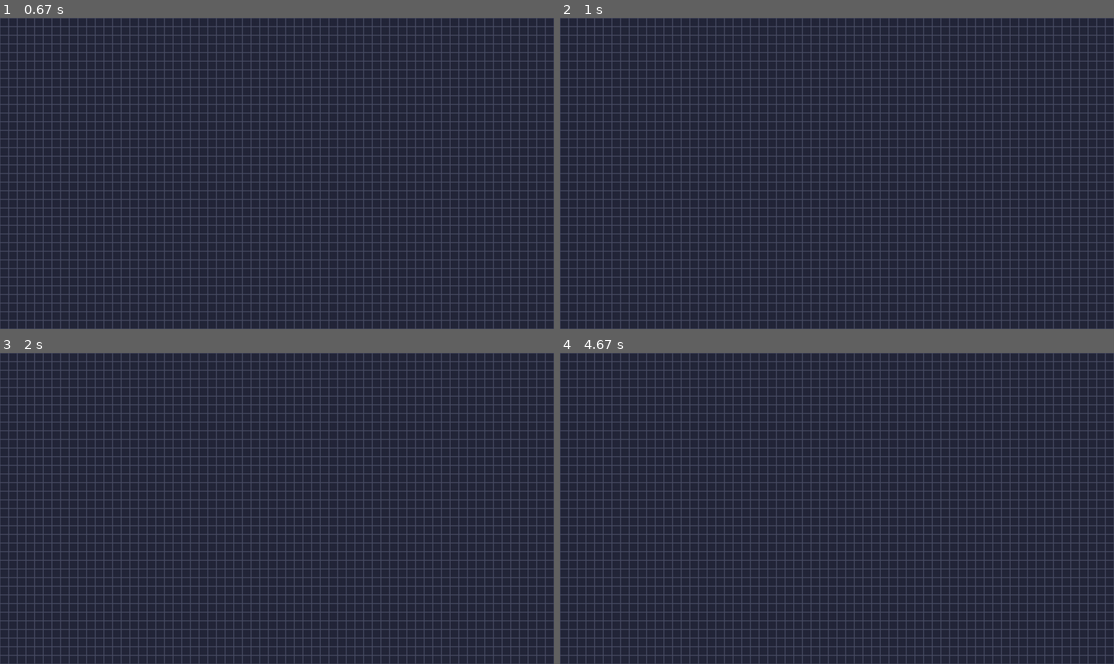
Above: before the commit, frames 1-4 (two rows, left to right).
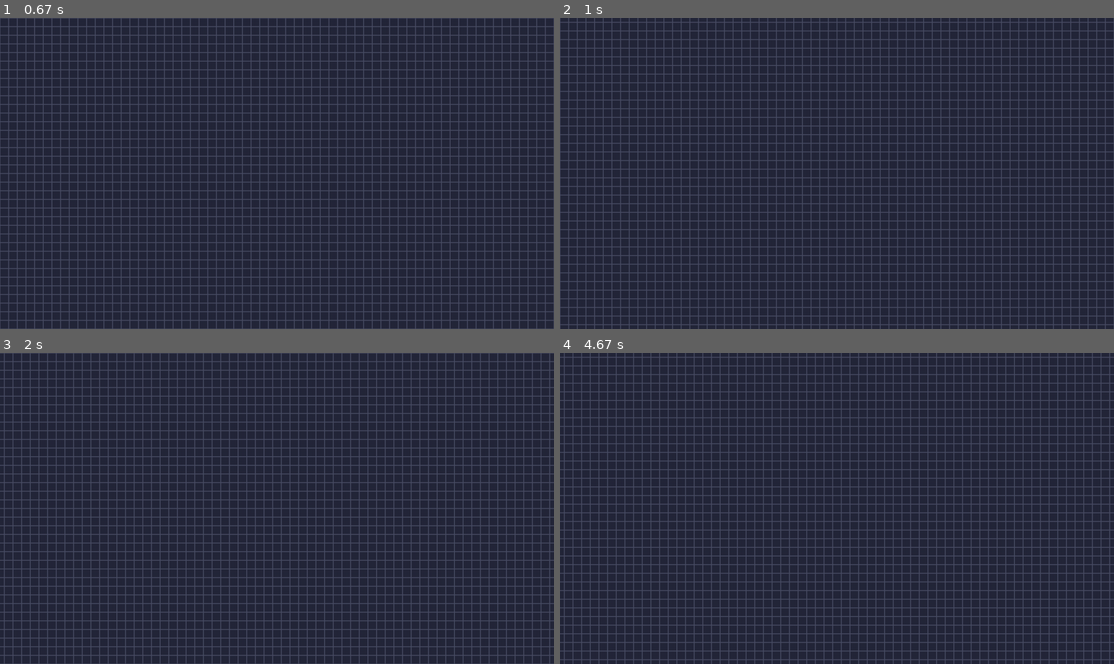
Above: after the commit, the same moments.

Repository: astrayblackcat/pygame-of-life
Game: pygame game, started from gameoflife.py
Two runs of this game, one before a commit and one after it. Both use one fixed random seed, a clock stepped at 60 frames per second and the inputs below.
Inputs:
- Up to frame 1 (0.67 s): hold Right from 0.33 s (still down)
- Up to frame 2 (1 s): release Right at 0.8 s; hold Up from 0.83 s (still down)
- Up to frame 3 (2 s): release Up at 1.3 s; hold Left from 1.83 s (still down)
- Up to frame 4 (4.67 s): release Left at 2.37 s; hold Down 2.4-2.87 s; hold Right 3.9-4.53 s; hold Down from 4.57 s (still down)

Frame 1 is identical in both runs. In frame 2, 16% of the frame differs, in the area x 0-100%, y 0-100%; in frame 3, 16%; in frame 4, 30%.

Commit message:
added matrix & temp camera movement

Diff:
--- a/gameoflife.py
+++ b/gameoflife.py
@@ -1,5 +1,8 @@
 import pygame
+import numpy as np
 
+GAME_WIDTH = 1920
+GAME_HEIGHT = 1080
 WINDOW_WIDTH = 1280
 WINDOW_HEIGHT = 720
 # colour scheme credit to catppuccin @ catppuccin.com
@@ -7,22 +10,48 @@
 GRID_COLOR = (73, 77, 100)
 
 def main():
-    global SCREEN, CLOCK, RUNNING
+    global SCREEN, CLOCK, RUNNING, GAME_SURF, camera_x, camera_y
     pygame.init()
-    SCREEN = pygame.display.set_mode((WINDOW_WIDTH, WINDOW_HEIGHT))
+    SCREEN = pygame.display.set_mode((WINDOW_WIDTH, WINDOW_HEIGHT), pygame.RESIZABLE, vsync=1)
+    GAME_SURF = pygame.Surface((GAME_WIDTH, GAME_HEIGHT))
     CLOCK = pygame.time.Clock()
     RUNNING = True
     CELL_SIZE = 20
+    camera_x = 0
+    camera_y = 0
 
-    SCREEN.fill(BACKGROUND)
-    createGrid(CELL_SIZE)
+    grid = createGrid(CELL_SIZE)
 
     while RUNNING:
-        for cell in grid:
-            cell.draw()
+        SCREEN.fill(BACKGROUND)
+        GAME_SURF.fill(BACKGROUND)
+        screen_rect = SCREEN.get_rect()
+        surf_rect = GAME_SURF.get_rect()
+        for row in grid:
+            for cell in row:
+                cell.draw()
+        pygame.draw.rect(GAME_SURF, GRID_COLOR, (0, 0, GAME_WIDTH, GAME_HEIGHT), 2) # draw a border around the entire game grid
+        keys = pygame.key.get_pressed()
+        if keys[pygame.K_LEFT]:
+            camera_x += 5
+        elif keys[pygame.K_RIGHT]:
+            camera_x -= 5
+        elif keys[pygame.K_DOWN]:
+            camera_y -= 5
+        elif keys[pygame.K_UP]:
+            camera_y += 5
+
+        surf_rect.center = screen_rect.center # set the area of the game surface to the centre of the main screen surface
+        surf_rect.x += camera_x
+        surf_rect.y += camera_y
+        SCREEN.blit(GAME_SURF, surf_rect)
+
         for event in pygame.event.get():
             if event.type == pygame.QUIT:
                 RUNNING = False
+            elif event.type == pygame.VIDEORESIZE:
+                SCREEN = pygame.display.set_mode(event.size, pygame.RESIZABLE, vsync=1)
+                pygame.transform.scale(GAME_SURF, event.size)
 
         pygame.display.flip()
         CLOCK.tick(60)
@@ -36,13 +65,17 @@
         self.live = False
         self.coords = (x // size, y // size) # dividing a cell's screen position by its size results in its actual grid position
     def draw(self):
-        pygame.draw.rect(SCREEN, self.colour, (self.x, self.y, self.size, self.size), 1)
+        pygame.draw.rect(GAME_SURF, self.colour, (self.x, self.y, self.size, self.size), 1)
 
-grid = []
 def createGrid(size):
-    for x in range(0, WINDOW_WIDTH, size):
-        for y in range(0, WINDOW_HEIGHT, size):
-            grid.append(Cell(x, y, size))
+    grid_width = GAME_WIDTH // size
+    grid_height = GAME_HEIGHT // size
+    grid = np.empty(shape=(grid_width, grid_height), dtype=object)
+    for x in range(grid_width):
+        for y in range(grid_height):
+            grid[x][y] = Cell((x * size), (y * size), size)
+    return grid
+
 
 main()
 pygame.quit()
Binary file changed: requirements.txt
